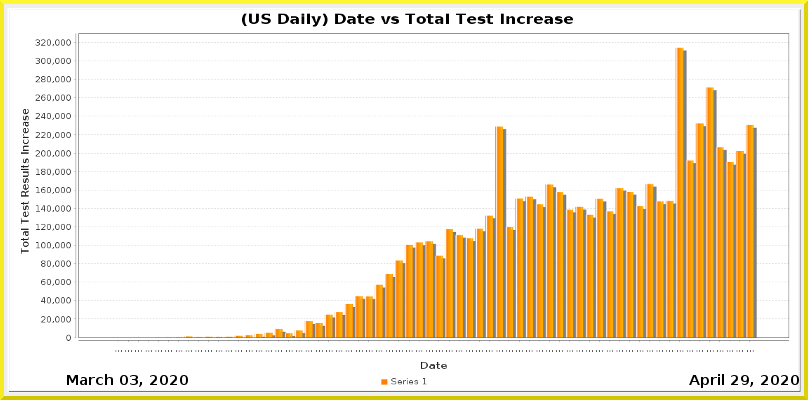
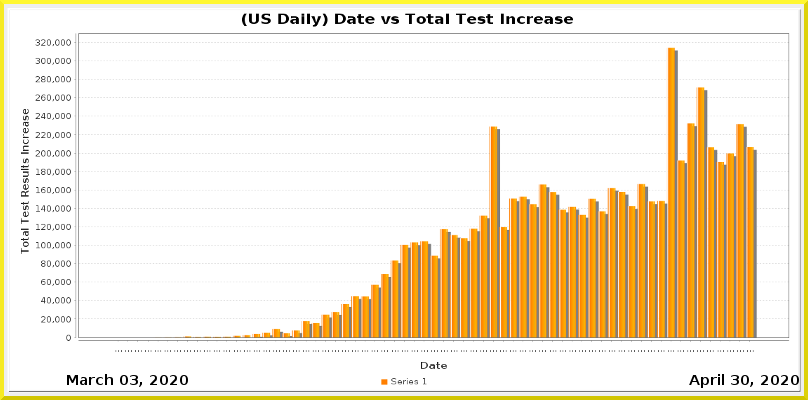
Layered file, before and after one edit (808 x 400). Changes by layer:
painted on "Current Date" over (731, 375, 749, 385)
painted on "Date_vs_TestIncrease.png" over (127, 47, 758, 352)
